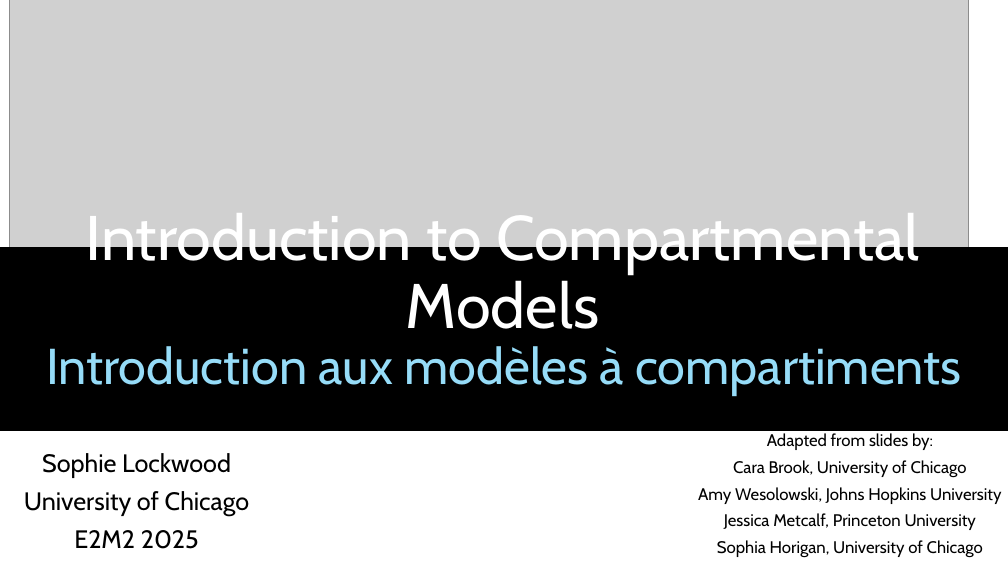
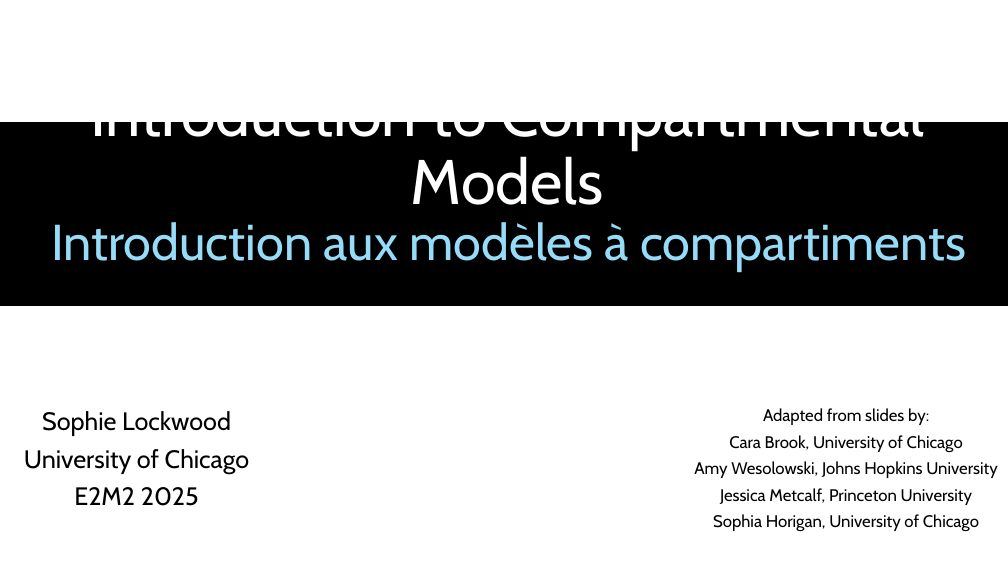
Before and after one commit to brooklabteam/www-e2m2, a slide deck: slide 1 of assets/2025/Lectures-PPT/Intro_CompartmentalModels_2025.pptx. Drawn at 1008x567 pixels with LibreOffice and Linux fonts; fonts in the diff are those of the drawing; grey boxes stand for pictures. Boxes give left, top, right and bottom in pixels: in the first picture for what was removed or moved away, otherwise in the second. Text is boxed around its words. In the diff, an @@ line names an element or a change of style, - is before the commit and + after.

```diff
--- a/assets/2025/Lectures-PPT/Intro_CompartmentalModels_2025.pptx
+++ b/assets/2025/Lectures-PPT/Intro_CompartmentalModels_2025.pptx
@@ picture removed at [9, 0, 969, 268] @@
@@ 1 title, 1 text, 1 rectangle: place and size @@
-1 title, 1 text, 1 rectangle at [0, 213, 1008, 430]
+1 title, 1 text, 1 rectangle at [0, 122, 1008, 306]
@@ subtitle "Sophie Lockwood": place and size @@
-subtitle "Sophie Lockwood" at [24, 453, 249, 549]
+subtitle "Sophie Lockwood" at [24, 411, 249, 506]
@@ text "Adapted from slides by:": place and size @@
-text "Adapted from slides by:" at [698, 433, 1001, 557]
+text "Adapted from slides by:" at [694, 408, 997, 532]
```
Also in this commit, not shown: 1 other slide changed, 6 other files.
